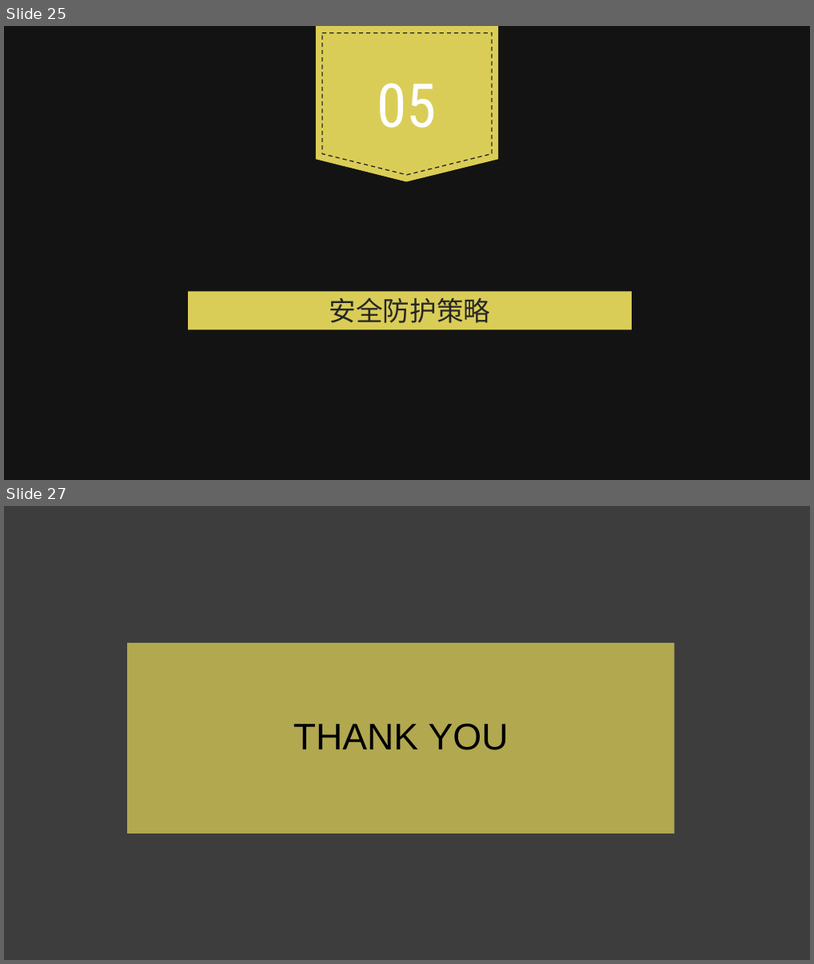
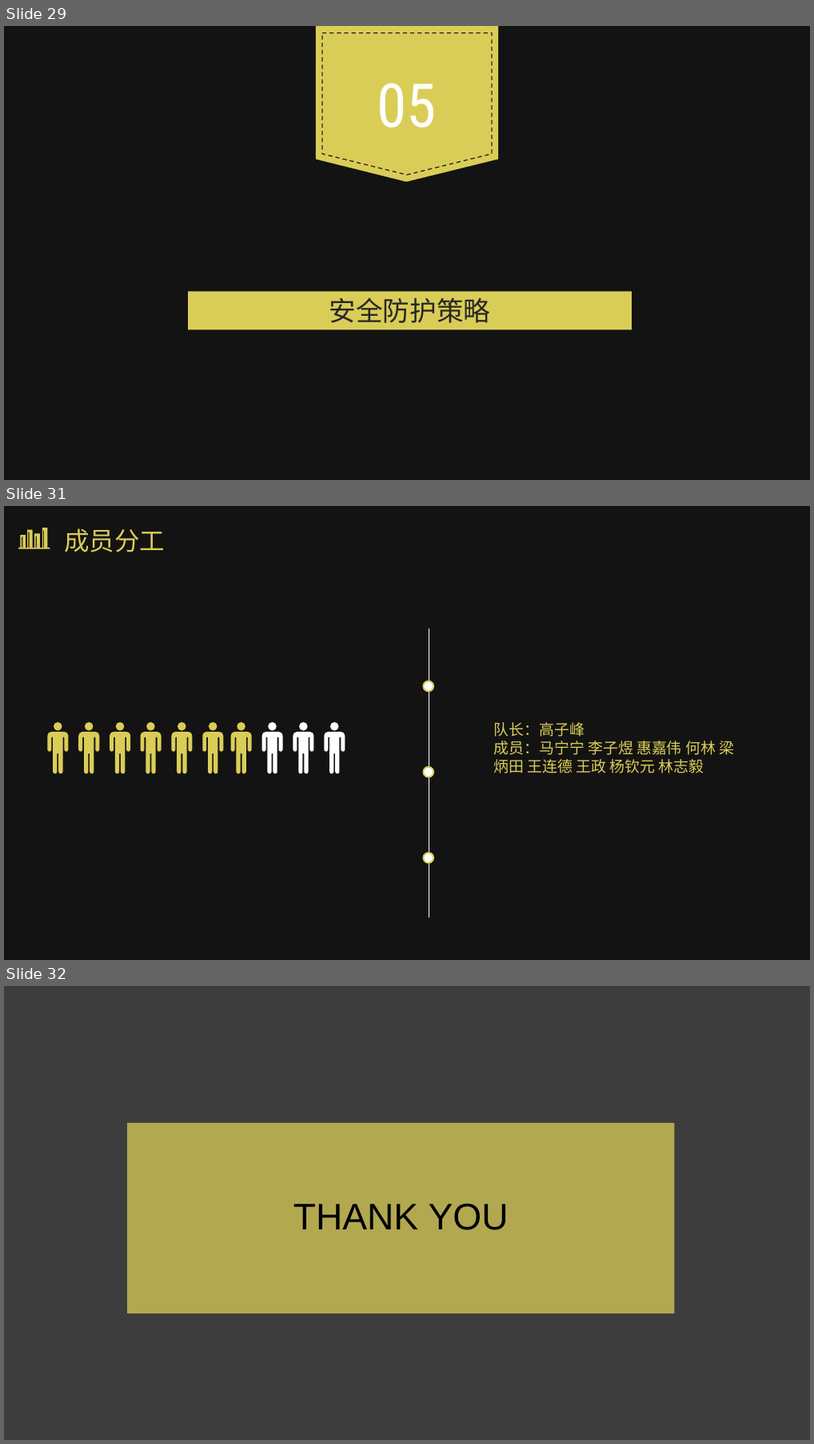
Before and after one commit to WEASP/our-project, a slide deck: Tasks/Task10/高子峰组-知否演示ppt.pptx. Shown one above the other, each under a label of ours: slides 25 and 27 before the commit, slides 29, 31 and 32 after it; the slides between them are not shown. The pictures are 814x964 and 814x1444 pixels, drawn with LibreOffice and Linux fonts; fonts in the diff are those of the drawing; background and template pictures are left out; a plain dark background stands for a picture behind light text. Boxes give left, top, right and bottom in pixels: in the first picture for what was removed or moved away, otherwise in the second. Text is boxed around its words. In the diff, an @@ line names an element or a change of style, - is before the commit and + after.

```diff
--- a/Tasks/Task10/高子峰组-知否演示ppt.pptx
+++ b/Tasks/Task10/高子峰组-知否演示ppt.pptx
@@ slide 31 added at (4, 506, 810, 960), background picture (left out); not listed: 1 template element that a slide beside it also shows @@
@@ freeform shape added at (18, 528, 50, 549), fill #DACD57 @@
@@ text added at (64, 528, 165, 552), 30 pt, text #DACD57 @@
+成员分工
@@ line added from (429, 629) to (429, 917), #FFFFFF 0.5 pt @@
@@ ellipse added at (424, 681, 434, 691), fill #FFFFFF, outline #DACD57 1.75 pt @@
@@ freeform shape added at (47, 722, 68, 773), fill #DACD57 @@
@@ freeform shape added at (78, 722, 99, 773), fill #DACD57 @@
@@ freeform shape added at (110, 722, 130, 773), fill #DACD57 @@
@@ freeform shape added at (141, 722, 162, 773), fill #DACD57 @@
@@ freeform shape added at (171, 722, 192, 773), fill #DACD57 @@
@@ freeform shape added at (202, 722, 223, 773), fill #DACD57 @@
@@ freeform shape added at (231, 722, 251, 773), fill #DACD57 @@
@@ freeform shape added at (262, 722, 283, 773), fill #FFFFFF @@
@@ freeform shape added at (293, 722, 314, 773), fill #FFFFFF @@
@@ freeform shape added at (325, 722, 345, 773), fill #FFFFFF @@
@@ text added at (494, 722, 734, 773), 18 pt, text #DACD57 @@
+队长：高子峰
+成员：马宁宁 李子煜 惠嘉伟 何林 梁炳田 王连德 王政 杨钦元 林志毅
@@ ellipse added at (424, 767, 434, 777), fill #FFFFFF, outline #DACD57 1.75 pt @@
@@ ellipse added at (424, 852, 434, 863), fill #FFFFFF, outline #DACD57 1.75 pt @@
@@ what was slide 25 is now slide 29 @@
@@ what was slide 27 is now slide 32 @@
```
Also in this commit, not shown: 2 slides changed, 4 other slides added.
